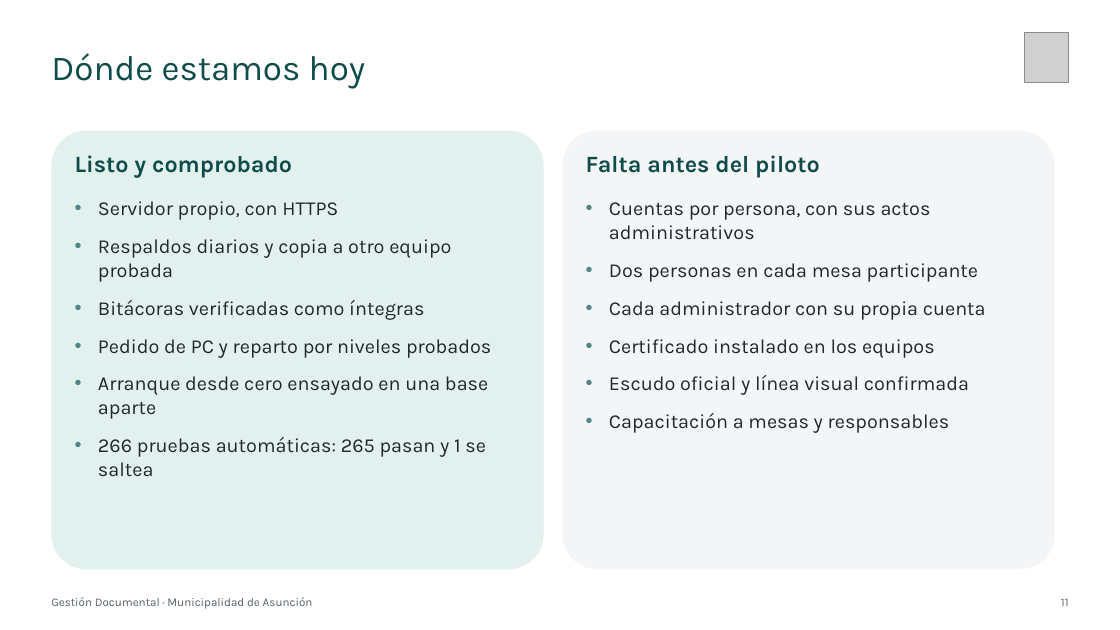
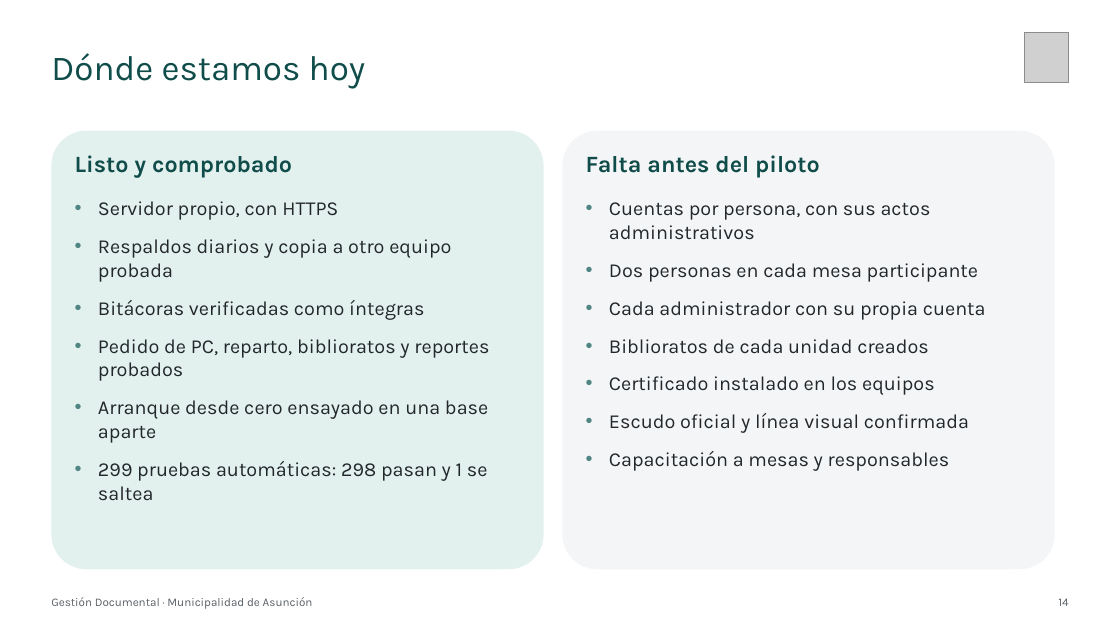
Before and after one commit to YumitoAcosta7/gestion-documental, a slide deck: slide 14 of docs/material/Presentacion-Gestion-Documental.pptx (slide 11 before the commit). Drawn at 1120x630 pixels with LibreOffice and Linux fonts; fonts in the diff are those of the drawing; grey boxes stand for pictures. Boxes give left, top, right and bottom in pixels: in the first picture for what was removed or moved away, otherwise in the second. Text is boxed around its words. In the diff, an @@ line names an element or a change of style, - is before the commit and + after.

```diff
--- a/docs/material/Presentacion-Gestion-Documental.pptx
+++ b/docs/material/Presentacion-Gestion-Documental.pptx
@@ text at box(98, 339, 489, 381): text changed @@
-• Pedido de PC y reparto por niveles probados
+• Pedido de PC, reparto, biblioratos y reportes probados
@@ text at box(609, 339, 929, 354): paragraph added @@
+• Biblioratos de cada unidad creados
@@ text at box(98, 461, 488, 500): text changed @@
-• 266 pruebas automáticas: 265 pasan y 1 se saltea
+• 299 pruebas automáticas: 298 pasan y 1 se saltea
@@ text at box(1058, 598, 1068, 606): text changed @@
-11
+14
```
Also in this commit, not shown: 11 other slides changed, 3 slides added, 27 other files.
